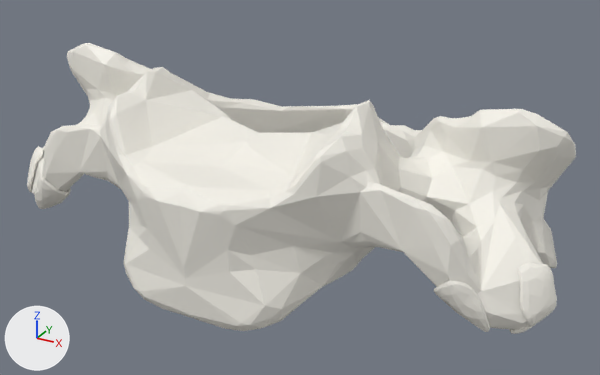
A saved change to the glTF model models/v3-c4.glb.
Camera for both pictures: a 50 mm camera at (0.668, -1.301, 0.584) aimed at (-0.026, -0.038, -0.048). Lighting does not change. The marker at lower left points along +X, +Y and +Z. The older version comes first.

Objects in the first picture: 'Levator scapulae.o3l#2', 'Scalenus anterior muscle.el#7', 'Scalenus anterior muscle.er#4', 'Vertebra C4#0', 'Vertebra C4#1' and 2 more.
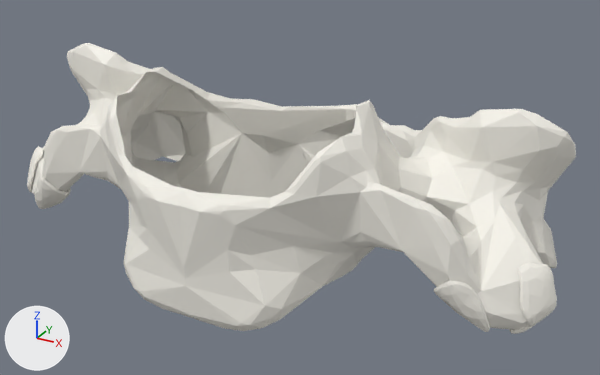
Location of each change, (x1, y1, x2, y2) in pixels of the pictures (600 x 375 px):
```json
{"object": "Vertebra C4#1", "change": "deleted", "before": [90, 43, 470, 330]}
```

Scene script edits in JSON lines:
```json
{"op": "remove", "block": "ob_vertebra_c4_1", "code": ["ob_vertebra_c4_1 = bpy.data.objects.new('Vertebra C4#1', me_vertebra_c4_1)", "ob_vertebra_c4_1.location = (0.0, 0.0, 0.0)"]}
```
